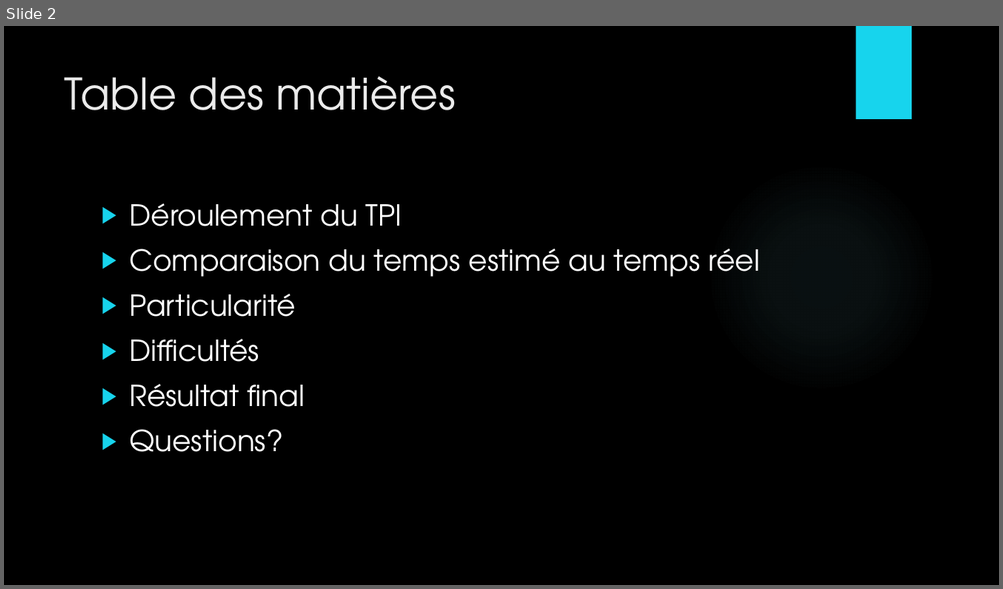
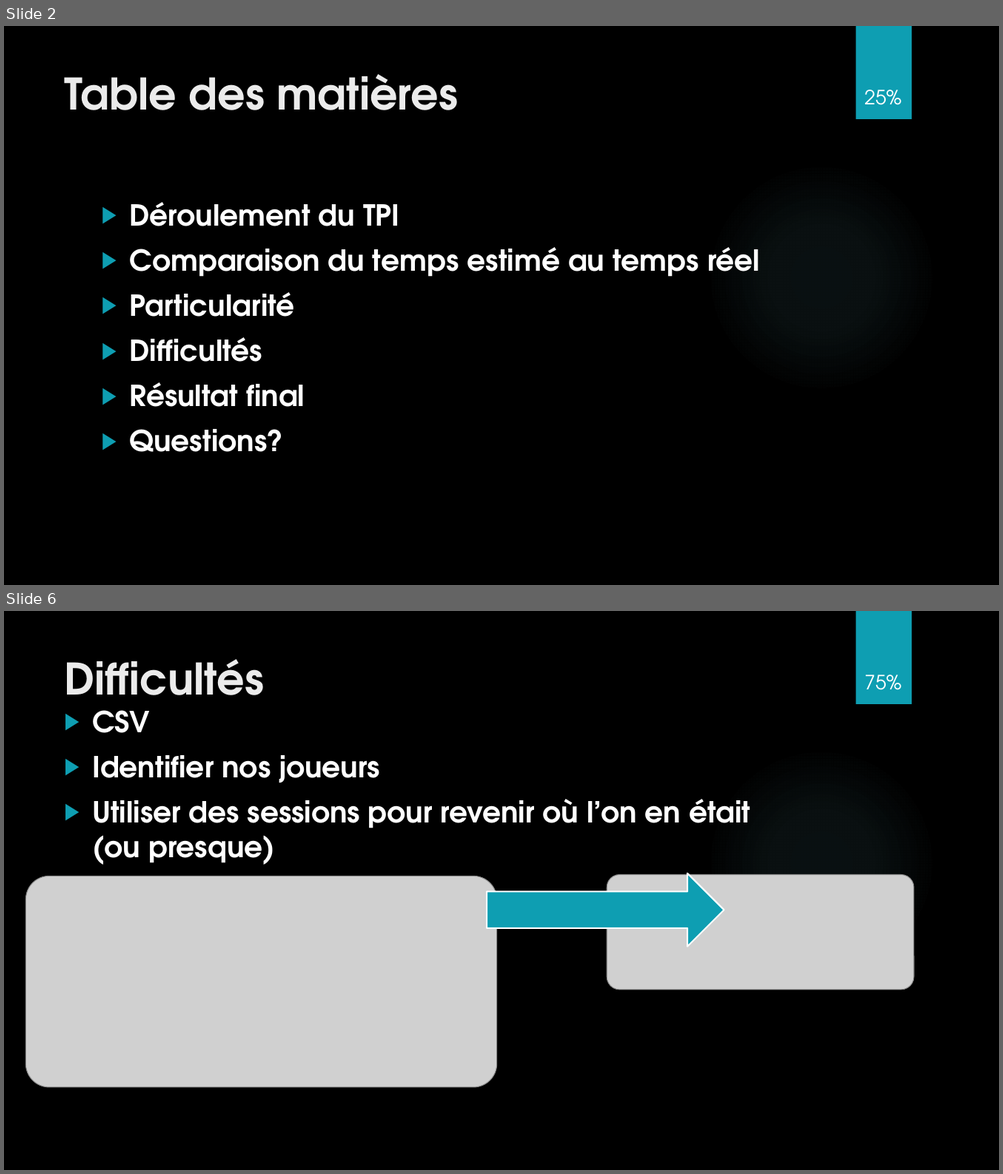
Before and after one commit to Daxank/TPI, a slide deck: TPI_Multiplix_presentation.pptx. Shown one above the other, each under a label of ours: slide 2 before the commit, slides 2 and 6 after it; the slides between them are not shown. The pictures are 1003x589 and 1003x1174 pixels, drawn with LibreOffice and Linux fonts; fonts in the diff are those of the drawing; grey boxes stand for pictures; background and template pictures are left out. Boxes give left, top, right and bottom in pixels: in the first picture for what was removed or moved away, otherwise in the second. Text is boxed around its words. In the diff, an @@ line names an element or a change of style, - is before the commit and + after.

```diff
--- a/TPI_Multiplix_presentation.pptx
+++ b/TPI_Multiplix_presentation.pptx
@@ slide 6 added at (x1=4, y1=611, x2=999, y2=1170), background picture (left out); not listed: 2 template elements that a slide beside it also shows @@
@@ title added at (x1=64, y1=659, x2=264, y2=713), 42 pt, text #EBEBEB, bold @@
+Difficultés
@@ text added at (x1=864, y1=675, x2=901, y2=690), 19 pt, text #FFFFFF @@
+75%
@@ text added at (x1=92, y1=710, x2=750, y2=865), 28 pt, text #FFFFFF, bold @@
+▶ CSV
+▶ Identifier nos joueurs
+▶ Utiliser des sessions pour revenir où l’on en était (ou presque)
@@ picture added at (x1=25, y1=877, x2=496, y2=1088) @@
@@ right arrow added at (x1=486, y1=874, x2=724, y2=947), fill #0E9EB2, outline #FFFFFF 1.5 pt @@
@@ picture added at (x1=607, y1=875, x2=913, y2=990) @@
@@ slide 2 changed as well @@
@@ rectangle at (x1=855, y1=26, x2=911, y2=119): fill #17D4ED to #0E9EB2 @@
@@ title "Table des matières" at (x1=64, y1=74, x2=458, y2=110): bold on @@
@@ page number added at (x1=864, y1=90, x2=901, y2=105), 19 pt, text #FFFFFF @@
+25%
@@ text "Déroulement du TPI" at (x1=130, y1=202, x2=760, y2=452): bold on; bullet colour #17D4ED to #0E9EB2 @@
```
Also in this commit, not shown: 1 other slide changed, 5 other slides added.
